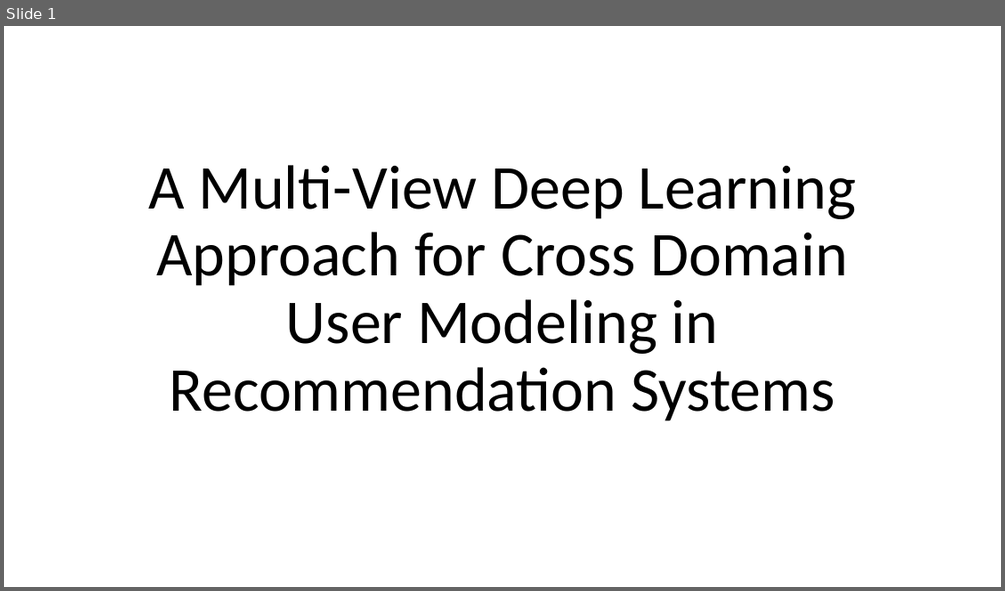
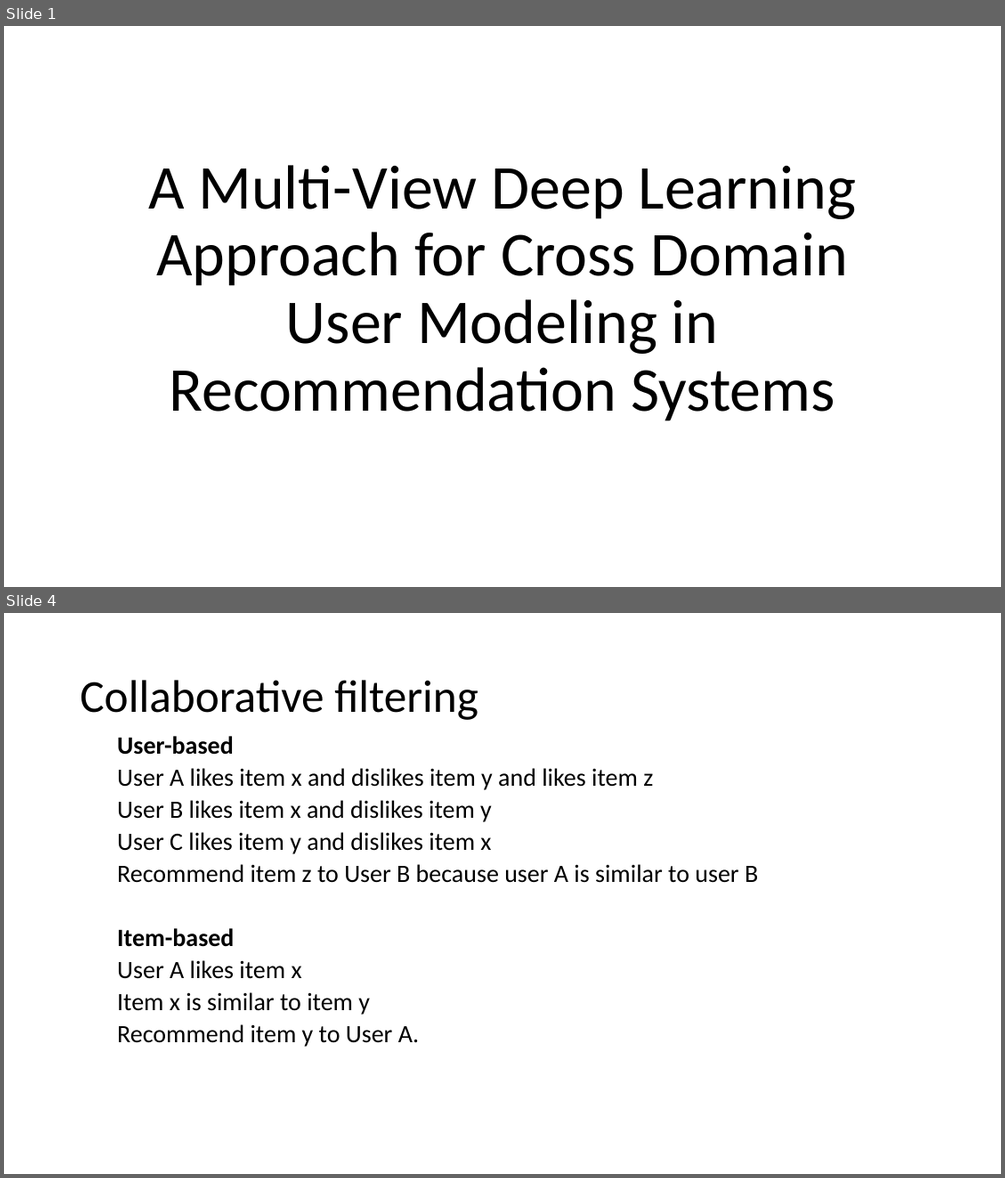
Before and after one commit to Jagadishbapa/Research, a slide deck: ppt ml 10-04-2018.ppt. Shown one above the other, each under a label of ours: slide 1 before the commit, slides 1 and 4 after it; the slides between them are not shown. The pictures are 1005x591 and 1005x1178 pixels, drawn with LibreOffice and Linux fonts; fonts in the diff are those of the drawing. Boxes give left, top, right and bottom in pixels: in the first picture for what was removed or moved away, otherwise in the second. Text is boxed around its words. In the diff, an @@ line names an element or a change of style, - is before the commit and + after.

```diff
--- a/ppt ml 10-04-2018.ppt
+++ b/ppt ml 10-04-2018.ppt
@@ slide 4 added at <box>4,613,1001,1174</box>, background #FFFFFF @@
@@ title added at <box>80,680,478,720</box>, 44 pt, text #000000 @@
+Collaborative filtering
@@ text added at <box>117,736,758,1046</box>, 24 pt, text #000000 @@
+  User-based
+  User A likes item x and dislikes item y and likes item z
+  User B likes item x and dislikes item y
+  User C likes item y and dislikes item x
+  Recommend item z to User B because user A is similar to user B
+  Item-based
+  User A likes item x
+  Item x is similar to item y
+  Recommend item y to User A.
```
Also in this commit, not shown: 4 slides changed, 6 other slides added, 2 slides removed.
